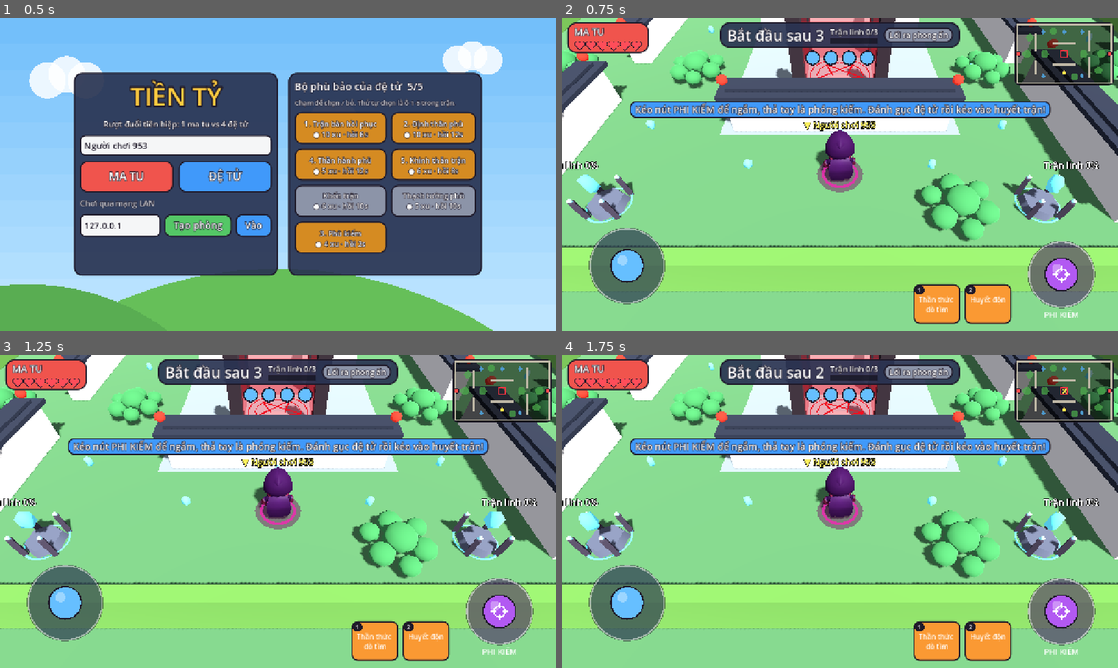
Above: before the commit, frames 1-4 (two rows, left to right).
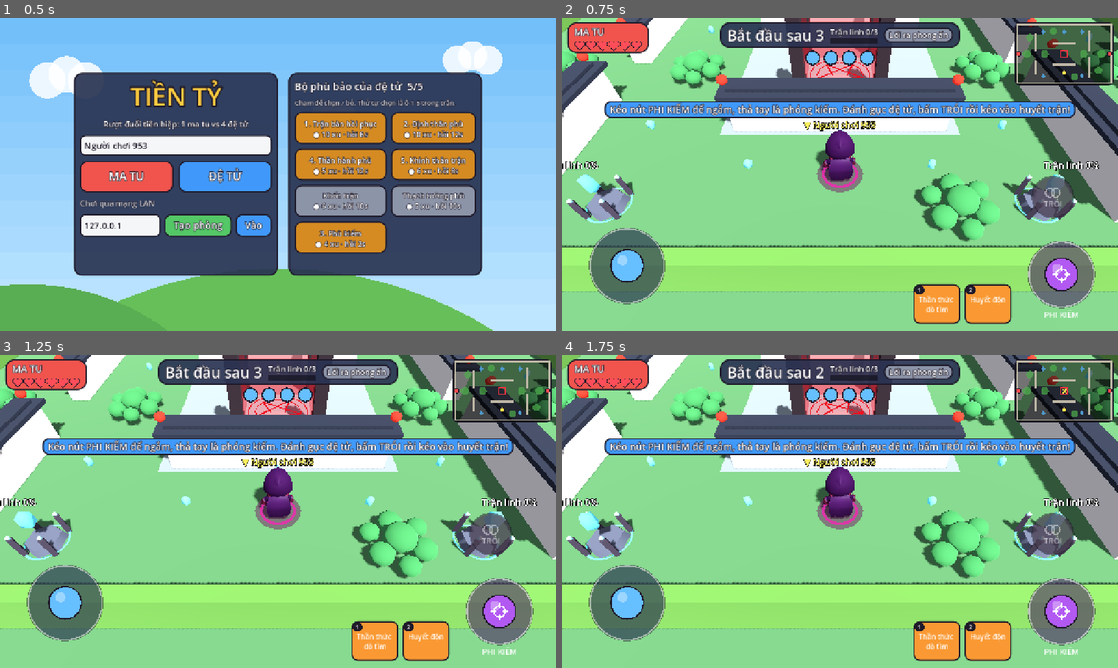
Above: after the commit, the same moments.

Repository: quanace11/gametienty
Game: Godot game, scene res://main.tscn
Same seed, same stepped clock (60 frames per second), same inputs: the game is played once before the commit and once after it.
Inputs (mouse positions are in pixels of both pictures, inside the frame that each line leads up to):
- Up to frame 1 (0.5 s): no input
- Up to frame 2 (0.75 s): click "MA TU" at 0.5 s
- Up to frame 3 (1.25 s): no input
- Up to frame 4 (1.75 s): drag from (1062, 389) to (895, 442) at 1.27 s

Frame 1 is identical in both runs. In frame 2, 3.0% of the frame differs, in the area x 7-93%, y 26-65%; in frame 3, 3.0%; in frame 4, 3.0%.

Commit message:
Thêm nút TRÓI cho ma tu trên màn hình cảm ứng
Co-Authored-By: Claude Opus 5.5 (1M context) <noreply@anthropic.com>
Claude-Session: https://claude.ai/code/session_01PZHPhokRVwCGpRS8Jn3sKo

Diff:
--- a/UI/hud.gd
+++ b/UI/hud.gd
@@ -122,7 +122,7 @@
 
 func _hint_text() -> String:
 	if GameState.my_role() == GameTypes.Role.HUNTER:
-		return "Kéo nút PHI KIẾM để ngắm, thả tay là phóng kiếm. Đánh gục đệ tử rồi kéo vào huyết trận!"
+		return "Kéo nút PHI KIẾM để ngắm, thả tay là phóng kiếm. Đánh gục đệ tử, bấm TRÓI rồi kéo vào huyết trận!"
 	return "Đứng ở trận linh để giải, kim tới vùng sáng thì chạm màn hình (hoặc E). Giải đủ thì chạy ra lối ra!"
 
 
--- a/UI/touch_controls.gd
+++ b/UI/touch_controls.gd
@@ -3,7 +3,10 @@
 ## lớn bên phải, thanh thẻ đạo cụ có giá tiền ở giữa dưới.
 ## Thợ săn: nút phải là cần ngắm. Kéo ra thì máy mình hiện luồng xanh chỉ
 ## hướng bắn, thả tay là bắn; kéo về giữa hoặc thả tay trên nút "Hủy" thì không bắn;
-## chạm nhanh là tự nhắm / túm người gục. Người trốn: vòng căn hiện ra thì chạm
+## chạm nhanh là tự nhắm / túm người gục. Phía trên cần ngắm có nút TRÓI: sáng
+## lên khi có đệ tử đang gục trong tầm túm, chạm là trói người đó kéo đi (bấm
+## interact như phím E); không ai trong tầm thì nút mờ, chạm không làm gì (không
+## lỡ phóng kiếm). Người trốn: vòng căn hiện ra thì chạm
 ## bất kỳ chỗ trống nào trên màn hình để căn; giữ nút phải để cạy rương,
 ## đỡ đồng đội; đã thoát / bị loại thì nút phải thành nút đổi người xem.
 ## Thẻ ném được (túi cứu, lựu đạn, đệm lò xo, bẫy, hộp gỗ: ItemData.aim_range > 0)
@@ -28,6 +31,9 @@
 const CARD_DRAG_R := 110.0 # px kéo từ giữa thẻ thì ném xa nhất
 const CARD_DEAD := 0.15 # kéo ít hơn chừng này (phần của CARD_DRAG_R) thì coi như chạm, dùng dưới chân
 const RING_STEPS := 40
+const BIND_R := 46.0
+const BIND_OFFSET := Vector2(-20, -178) # nút Trói so với tâm cần ngắm
+const BIND_RANGE := 1.5 # mét, khớp tầm túm người gục của nhân vật (PICKUP_RANGE)
 
 const MOUSE_FINGER := -1
 const INK := Color(0.12, 0.1, 0.16)
@@ -49,6 +55,7 @@
 var _item_names := {}
 var _touch := false
 var _pie_points := PackedVector2Array()
+var _bind_ready := false # có đệ tử đang gục trong tầm trói (tính 10 lần/giây)
 
 static var _card_ready: StyleBoxFlat
 static var _card_idle: StyleBoxFlat
@@ -64,6 +71,7 @@
 	_redraw_left -= delta
 	if _redraw_left <= 0.0 or _card_slot >= 0: # đang kéo thẻ: vòng dưới đất bám theo nhân vật từng frame
 		_redraw_left = REDRAW_INTERVAL
+		_bind_ready = _hunter() and _downed_in_reach()
 		queue_redraw()
 
 
@@ -101,6 +109,12 @@
 			get_viewport().set_input_as_handled()
 		return
 	var kind := ""
+	if _hunter() and not _spectating() and pos.distance_to(_bind_center()) <= BIND_R * 1.2:
+		if _downed_in_reach(): # tính lại lúc chạm, khỏi lệch 0,1 giây
+			_pulse(&"interact")
+		get_viewport().set_input_as_handled()
+		queue_redraw()
+		return
 	if pos.distance_to(_move_center()) <= STICK_R * 1.6:
 		kind = "move"
 	elif pos.distance_to(_aim_center()) <= AIM_R * 1.4:
@@ -261,6 +275,7 @@
 		draw_arc(k, 13, 0, TAU, 20, Color.WHITE, 3.0)
 		for d: Vector2 in [Vector2.UP, Vector2.DOWN, Vector2.LEFT, Vector2.RIGHT]:
 			draw_line(k + d * 8, k + d * 20, Color.WHITE, 3.0)
+		_bind_button(font, me)
 		if not aiming:
 			_text(font, ac + Vector2(0, AIM_R + 18), "PHI KIẾM", 18, Color.WHITE)
 		elif _card_slot < 0:
@@ -273,6 +288,40 @@
 	_draw_cards(me, font)
 	if _card_slot >= 0 and _card_slot < me.deck.size():
 		_draw_card_aim(me, font)
+
+
+## Nút Trói của ma tu: đỏ thẫm khi có người gục trong tầm, mờ khi không; đang kéo người thì ghi "Đang trói".
+func _bind_button(font: Font, me: PlayerRecord) -> void:
+	var bc := _bind_center()
+	var carrying := me.carrying_id != 0
+	var ready := _bind_ready and not carrying
+	draw_circle(bc, BIND_R + 3, INK if ready else Color(INK, 0.5))
+	draw_circle(bc, BIND_R, Color(0.75, 0.12, 0.2) if ready else Color(0.35, 0.3, 0.38, 0.55))
+	if ready:
+		draw_circle(bc + Vector2(-BIND_R * 0.3, -BIND_R * 0.35), BIND_R * 0.28, Color(1, 1, 1, 0.25))
+		draw_arc(bc, BIND_R + 8, 0, TAU, 40, Color(1, 0.85, 0.3, 0.8), 3.0) # viền vàng: bấm được
+	# Hình dây trói: hai vòng dây chéo.
+	var rope := Color(1, 0.9, 0.7) if ready else Color(1, 1, 1, 0.45)
+	draw_arc(bc + Vector2(-7, -10), 10, 0, TAU, 16, rope, 3.0)
+	draw_arc(bc + Vector2(7, -10), 10, 0, TAU, 16, rope, 3.0)
+	_text(font, bc + Vector2(0, 16), "ĐANG TRÓI" if carrying else "TRÓI", 15 if carrying else 18, Color.WHITE if ready or carrying else Color(1, 1, 1, 0.6))
+
+
+## Có đệ tử đang gục trong tầm trói của mình không (đọc trạng thái từ GameState, vị trí từ nhân vật).
+func _downed_in_reach() -> bool:
+	var me := _me()
+	var body := _my_entity() as EntityBase
+	if me == null or body == null or me.carrying_id != 0:
+		return false
+	var at := body.flat_position()
+	for node in get_tree().get_nodes_in_group(GameTypes.GROUP_ENTITIES):
+		var e := node as EntityBase
+		if e == body or e.is_hunter():
+			continue
+		var rec := GameState.rules.record(e.peer_id)
+		if rec and rec.state == GameTypes.PlayerState.DOWNED and at.distance_to(e.flat_position()) <= BIND_RANGE:
+			return true
+	return false
 
 
 func _cancel_button(font: Font, over: bool) -> void:
@@ -446,6 +495,10 @@
 	return Vector2(MARGIN, get_viewport_rect().size.y - MARGIN)
 
 
+func _bind_center() -> Vector2:
+	return _aim_center() + BIND_OFFSET
+
+
 func _aim_center() -> Vector2:
 	var s := get_viewport_rect().size
 	return Vector2(s.x - MARGIN + 20, s.y - MARGIN + 20)
Not shown, changed: UI/README.md
